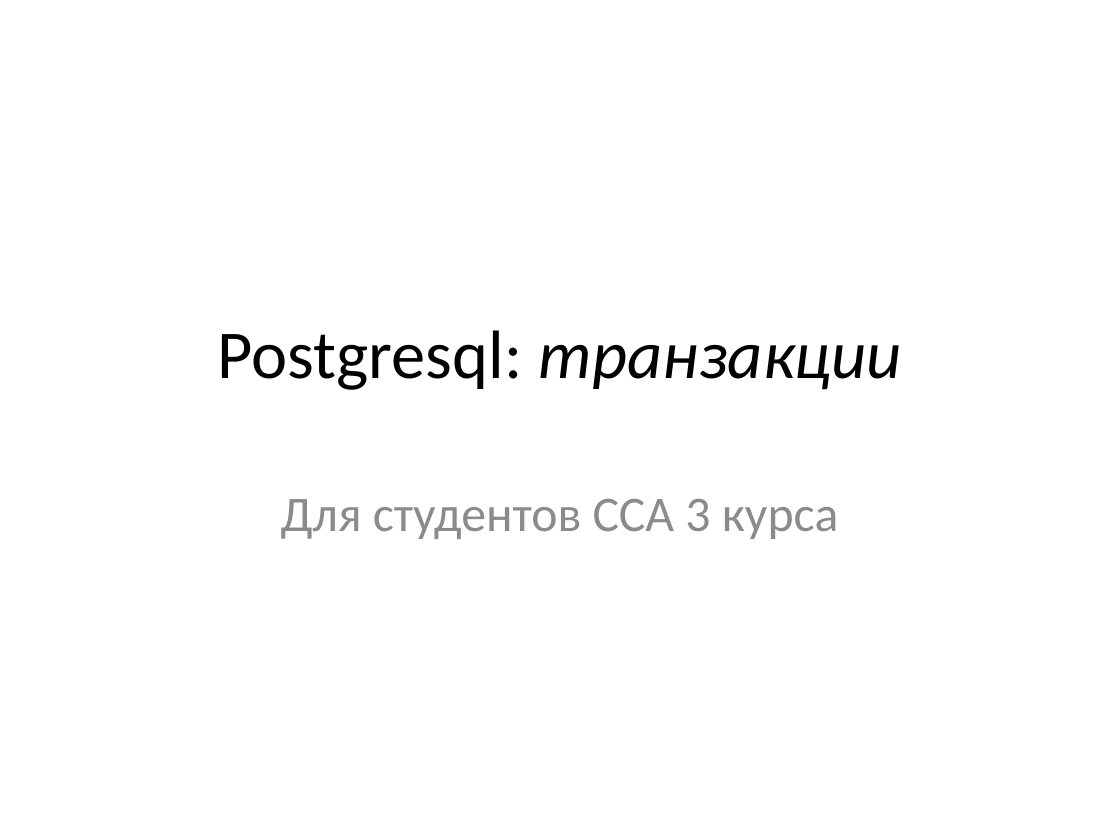
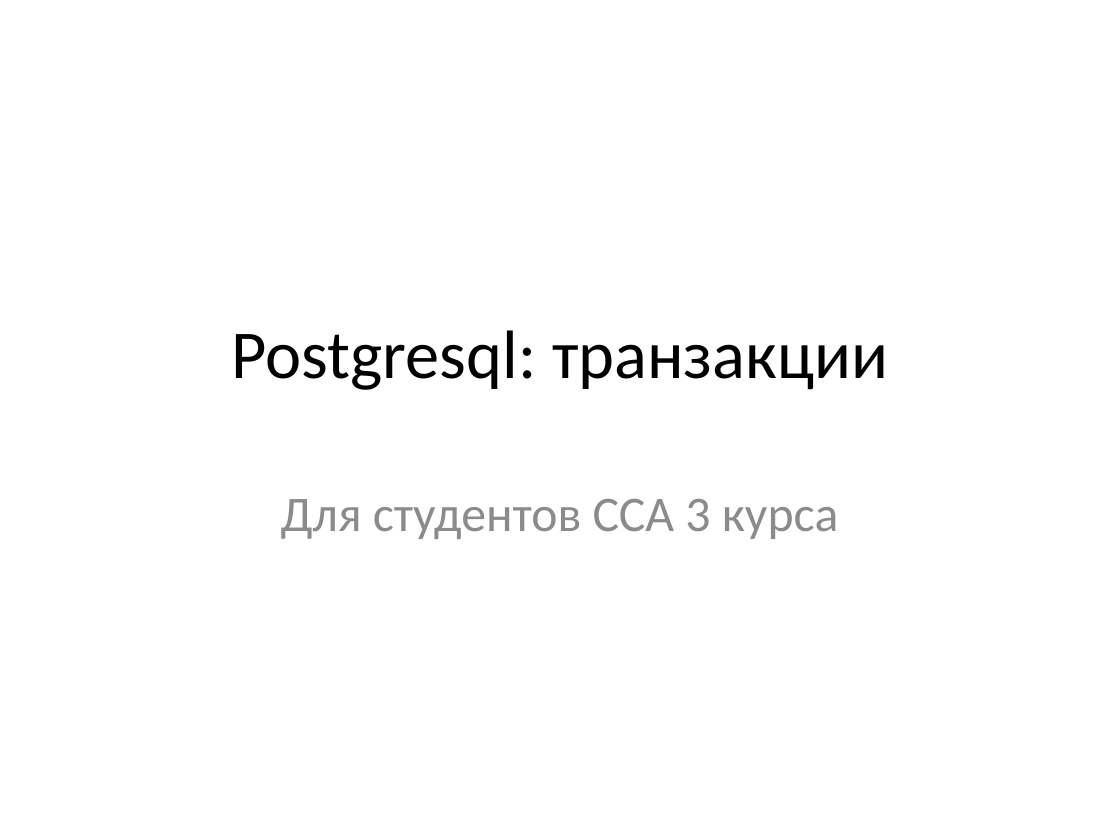
Before and after one commit to alexeysklemin/Cheat_Sheets, a slide deck: slide 1 of For DBA/4. Транзакции/Postgresql управление состоянием СУБД.pptx. Drawn at 1120x840 pixels with LibreOffice and Linux fonts; fonts in the diff are those of the drawing. Boxes give left, top, right and bottom in pixels: in the first picture for what was removed or moved away, otherwise in the second. Text is boxed around its words. In the diff, an @@ line names an element or a change of style, - is before the commit and + after.

```diff
--- a/For DBA/4. Транзакции/Postgresql управление состоянием СУБД.pptx
+++ b/For DBA/4. Транзакции/Postgresql управление состоянием СУБД.pptx
@@ title "Postgresql: транзакции" at [231,330,888,390]: italic off in "транзакции" @@
```
Also in this commit, not shown: 27 other files.
